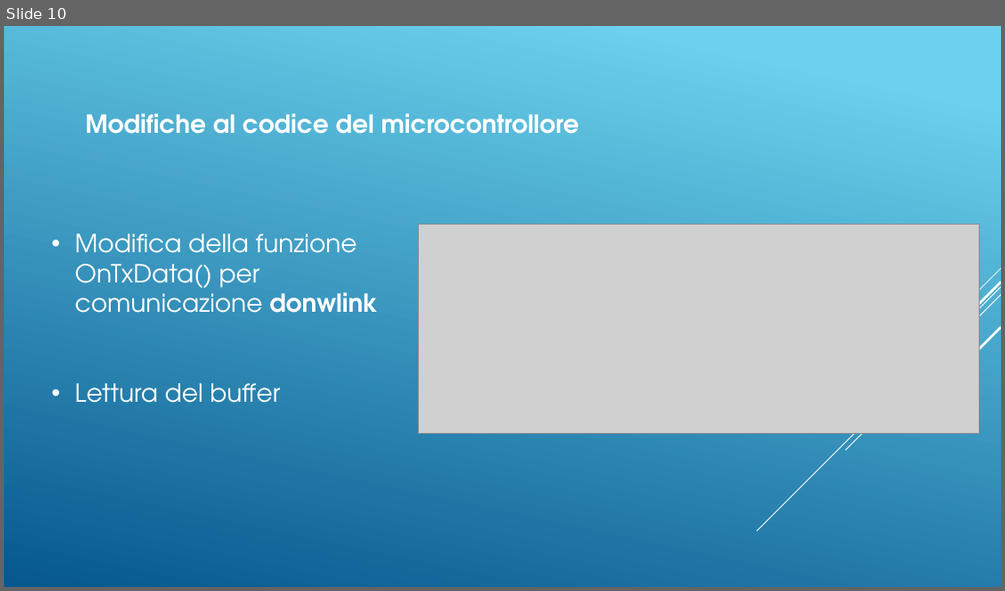
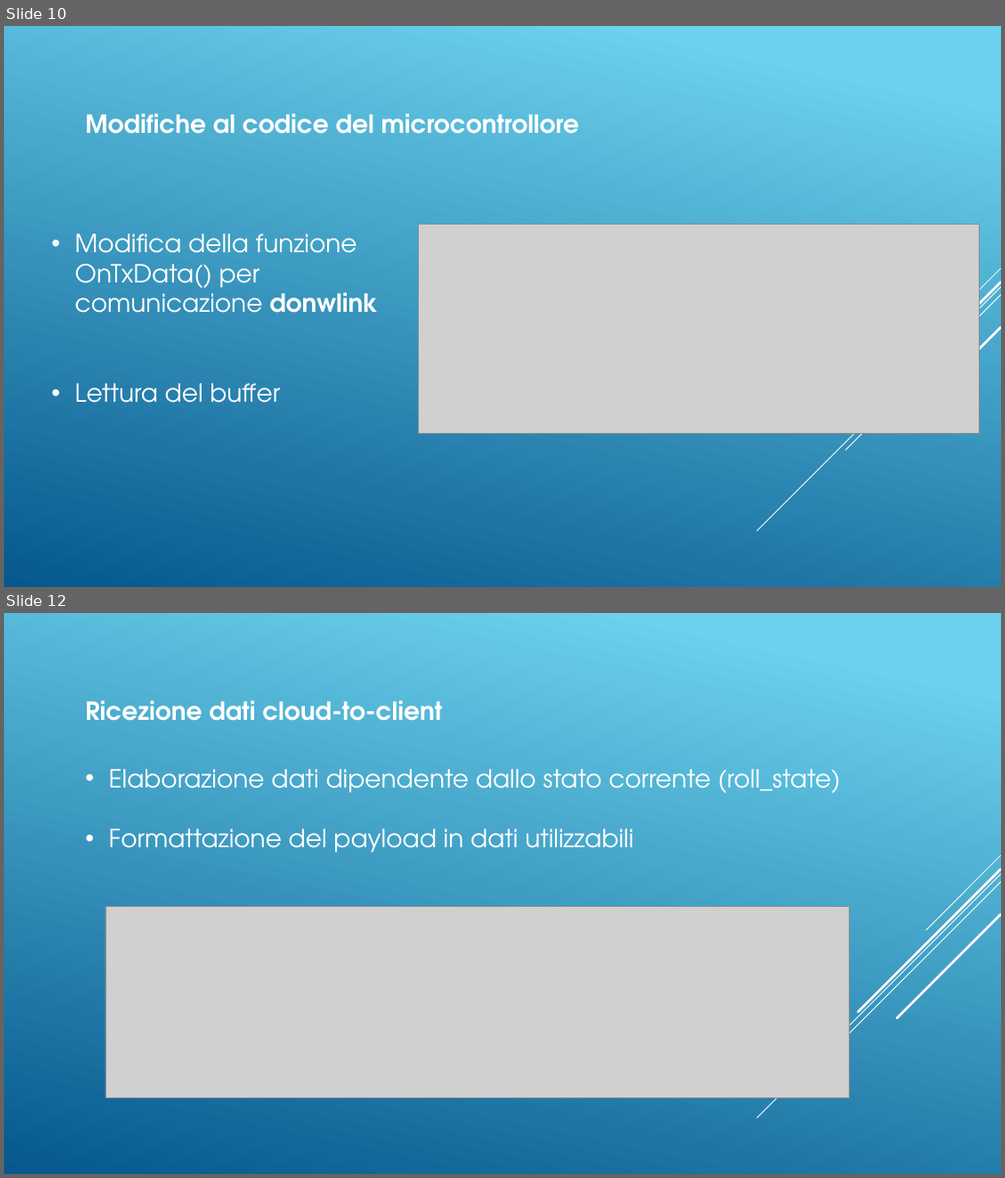
Before and after one commit to DaddaOperator/STM-Micro-Exercises-PLSD-, a slide deck: PresentazioneOfficial.pptx. Shown one above the other, each under a label of ours: slide 10 before the commit, slides 10 and 12 after it; the slides between them are not shown. The pictures are 1005x591 and 1005x1178 pixels, drawn with LibreOffice and Linux fonts; fonts in the diff are those of the drawing; grey boxes stand for pictures. Boxes give left, top, right and bottom in pixels: in the first picture for what was removed or moved away, otherwise in the second. Text is boxed around its words. In the diff, an @@ line names an element or a change of style, - is before the commit and + after.

```diff
--- a/PresentazioneOfficial.pptx
+++ b/PresentazioneOfficial.pptx
@@ slide 12 added at [4,613,1001,1174], background gradient #6ED2EB to #06588E; not listed: 5 template elements that a slide beside it also shows @@
@@ text added at [85,700,442,721], 24 pt, text #FFFFFF, bold @@
+Ricezione dati cloud-to-client
@@ text added at [109,769,841,852], 24 pt, text #FFFFFF @@
+• Elaborazione dati dipendente dallo stato corrente (roll_state)
+• Formattazione del payload in dati utilizzabili
@@ picture added at [105,906,850,1097] @@
```
Also in this commit, not shown: 1 slide changed, 4 other slides added, 3 slides removed, 3 other files.
